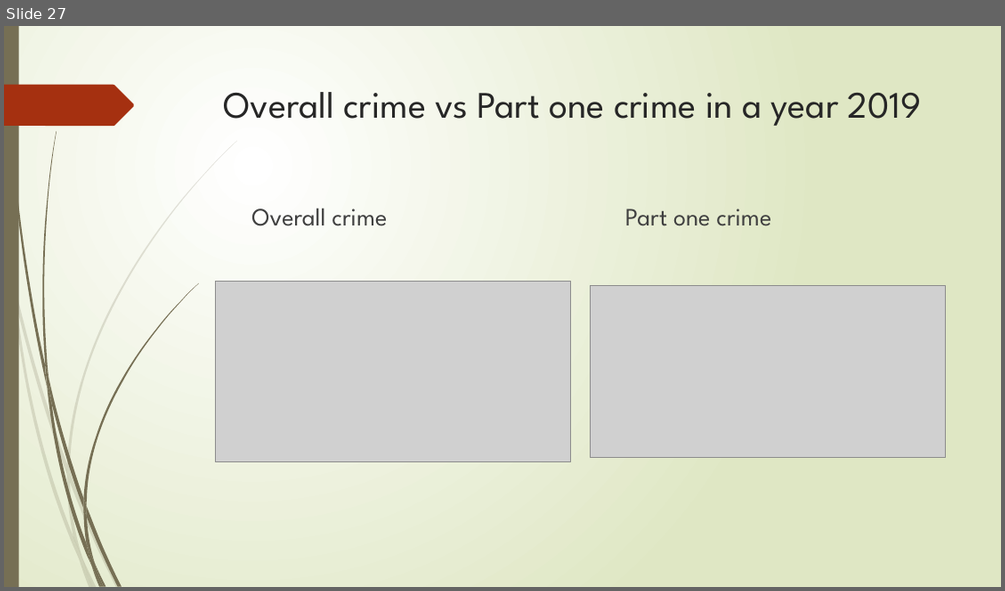
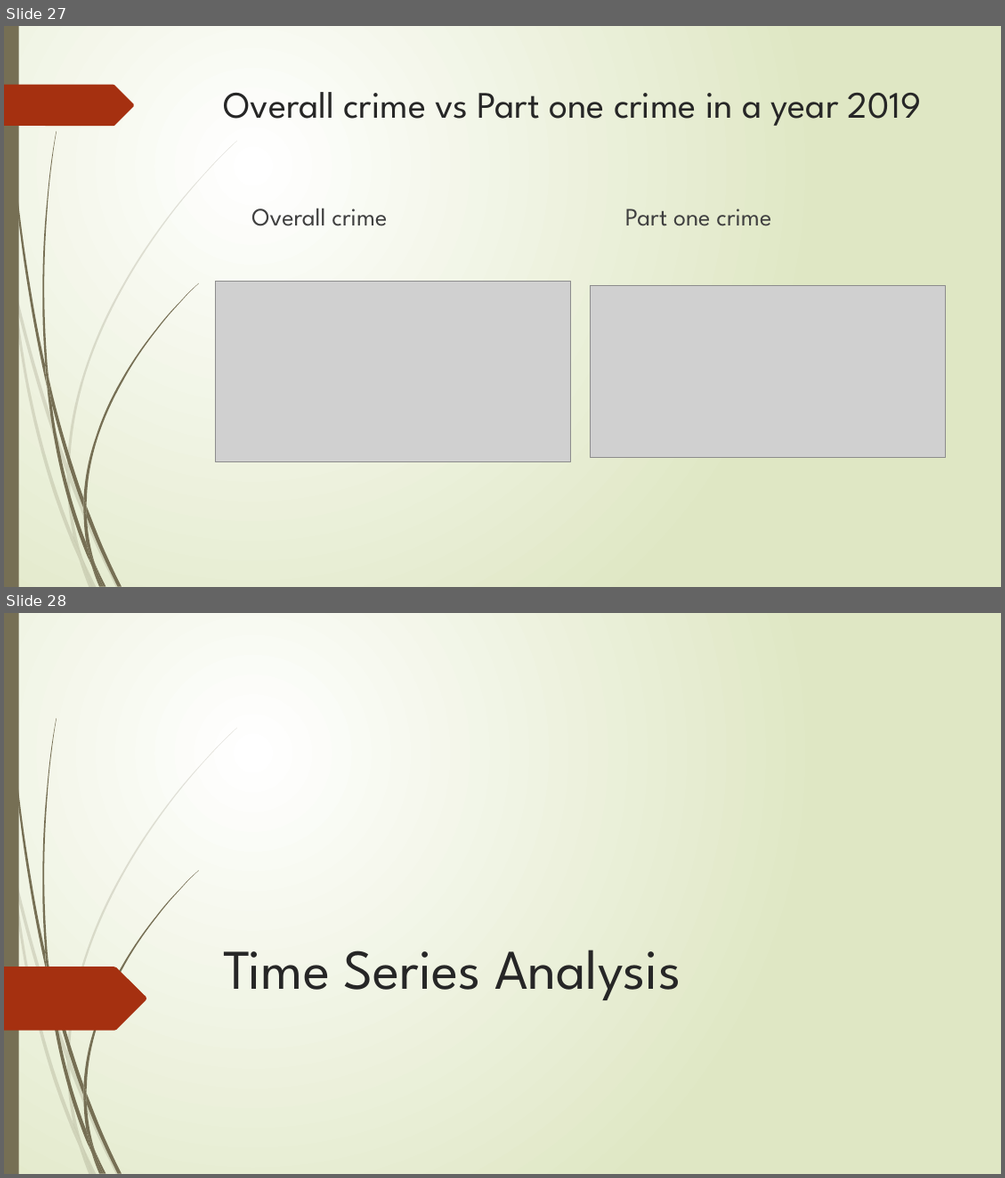
Before and after one commit to mitresh95/ImpactOfCrimeOnHousing, a slide deck: Presentation.pptx. Shown one above the other, each under a label of ours: slide 27 before the commit, slides 27 and 28 after it. The pictures are 1005x591 and 1005x1178 pixels, drawn with LibreOffice and Linux fonts; fonts in the diff are those of the drawing; grey boxes stand for pictures. Boxes give left, top, right and bottom in pixels: in the first picture for what was removed or moved away, otherwise in the second. Text is boxed around its words. In the diff, an @@ line names an element or a change of style, - is before the commit and + after.

```diff
--- a/Presentation.pptx
+++ b/Presentation.pptx
@@ slide 28 added at <box>4,613,1001,1174</box>, background gradient #FFFFFF to #DFE8C4; not listed: 23 template elements that a slide beside it also shows @@
@@ title added at <box>223,949,680,1000</box>, 54 pt, text #262626 @@
+Time Series Analysis
@@ freeform shape added at <box>4,966,146,1030</box>, fill #A53010 @@
```
Also in this commit, not shown: 1 slide changed, 3 other slides added, 2 other files.
